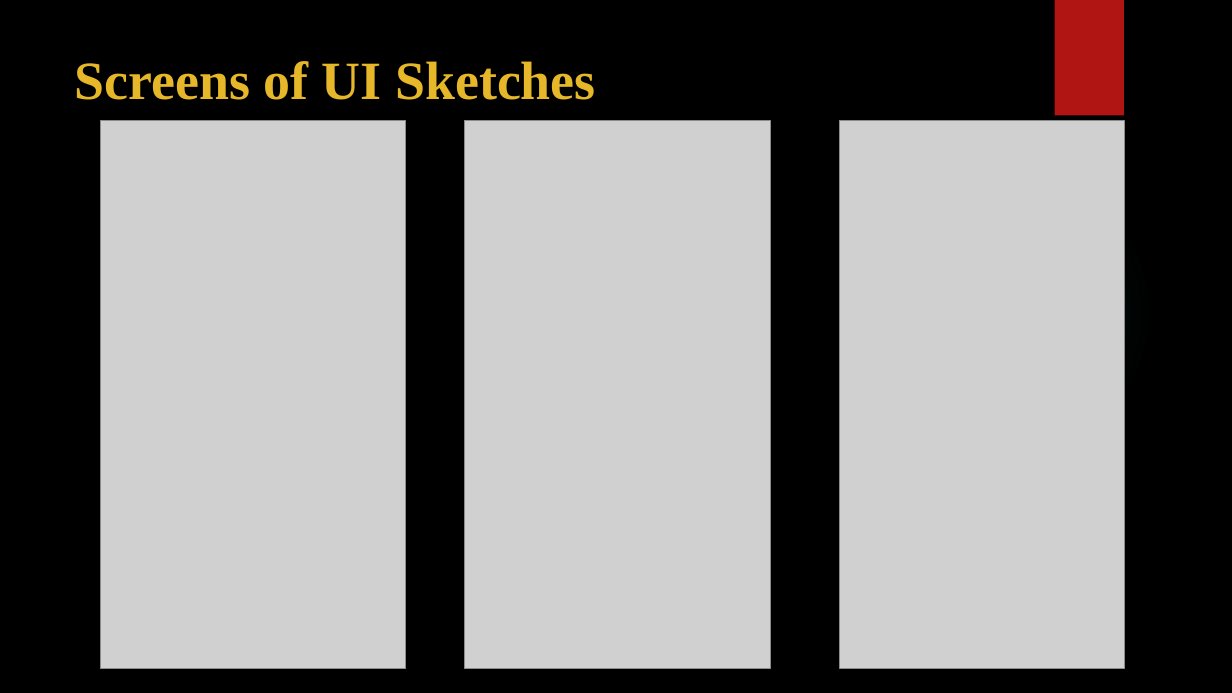
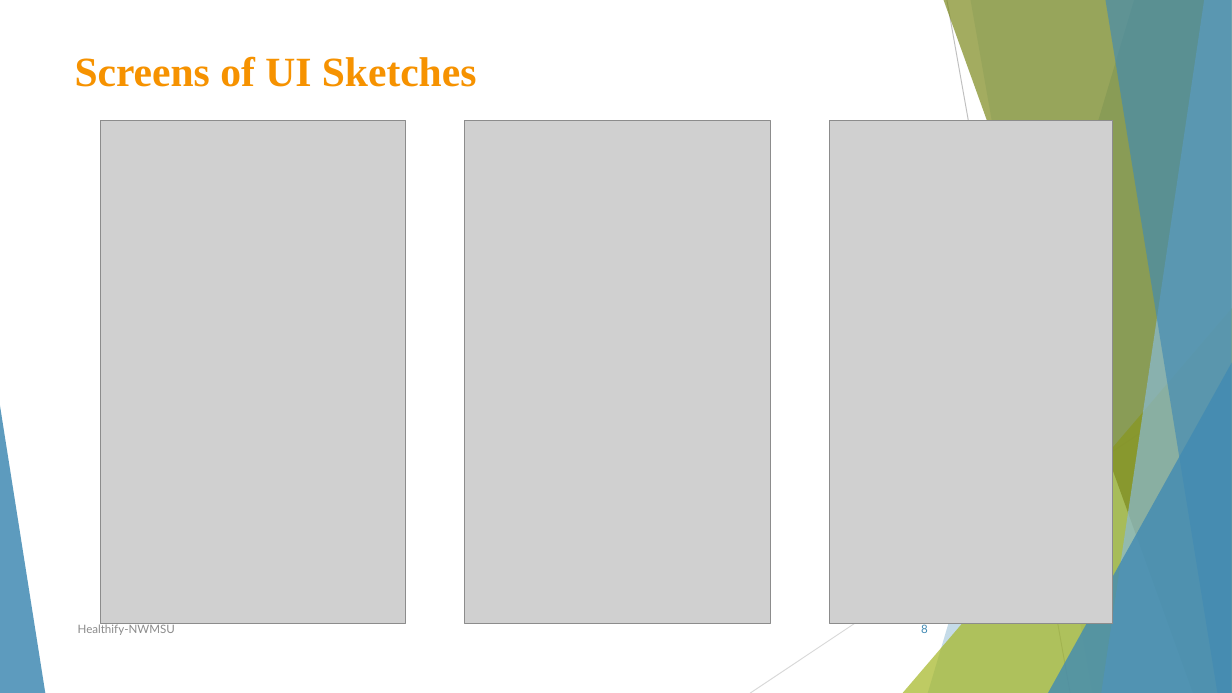
Before and after one commit to sowmyathogiti/Healthify, a slide deck: slide 8 of Healthify-NWMSU.pptx. Drawn at 1232x693 pixels with LibreOffice and Linux fonts; fonts in the diff are those of the drawing; grey boxes stand for pictures; background and template pictures are left out. Boxes give left, top, right and bottom in pixels: in the first picture for what was removed or moved away, otherwise in the second. Text is boxed around its words. In the diff, an @@ line names an element or a change of style, - is before the commit and + after.

```diff
--- a/Healthify-NWMSU.pptx
+++ b/Healthify-NWMSU.pptx
@@ background picture (left out) to #FFFFFF @@
@@ rectangle removed at box(1055, 0, 1124, 116) @@
@@ title "Screens of UI Sketches" at box(75, 56, 477, 87): size 42 to 32.4 pt, text colour #E6B729 to #F69200 @@
@@ picture: place and size @@
-picture at box(101, 120, 407, 668)
+picture at box(101, 120, 407, 623)
@@ picture: place and size @@
-picture at box(465, 120, 771, 668)
+picture at box(465, 120, 771, 623)
@@ picture: place and size @@
-picture at box(840, 120, 1125, 668)
+picture at box(829, 120, 1113, 623)
@@ ellipse removed at box(870, 169, 1154, 454) @@
@@ group added at box(0, 0, 1232, 693): 5 freeform shapes, 3 triangles, 2 lines @@
@@ text added at box(78, 623, 175, 635), 9 pt, text #8C8C8C @@
+Healthify-NWMSU
@@ page number added at box(921, 623, 928, 633), 9 pt, text #418AB3 @@
+8
```
Also in this commit, not shown: 12 other slides changed.
